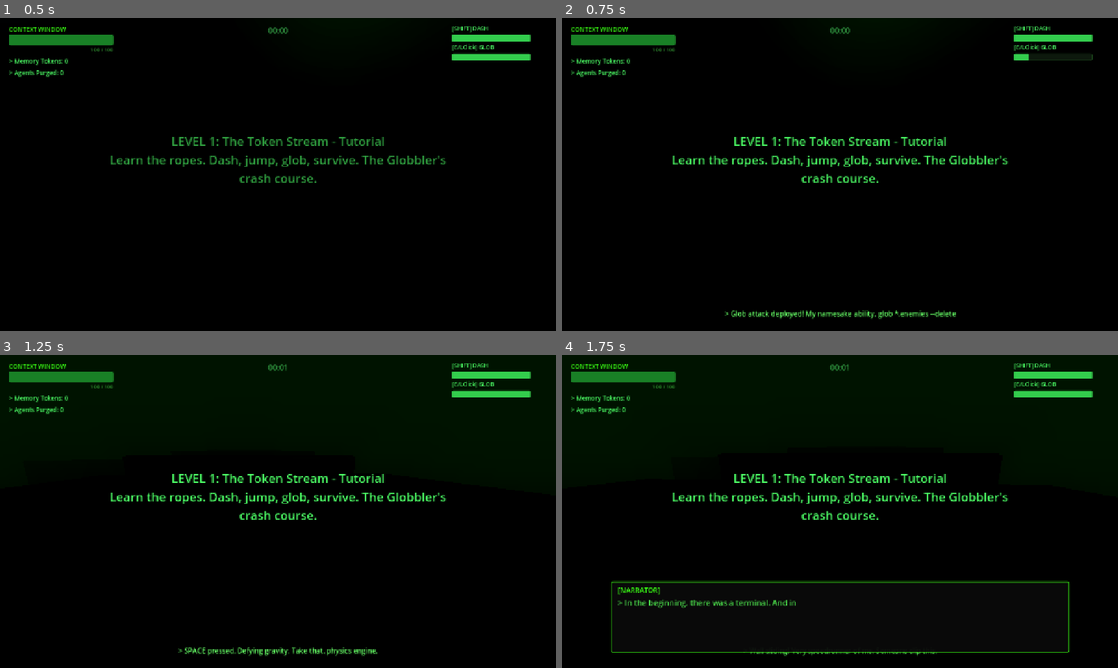
Above: before the commit, frames 1-4 (two rows, left to right).
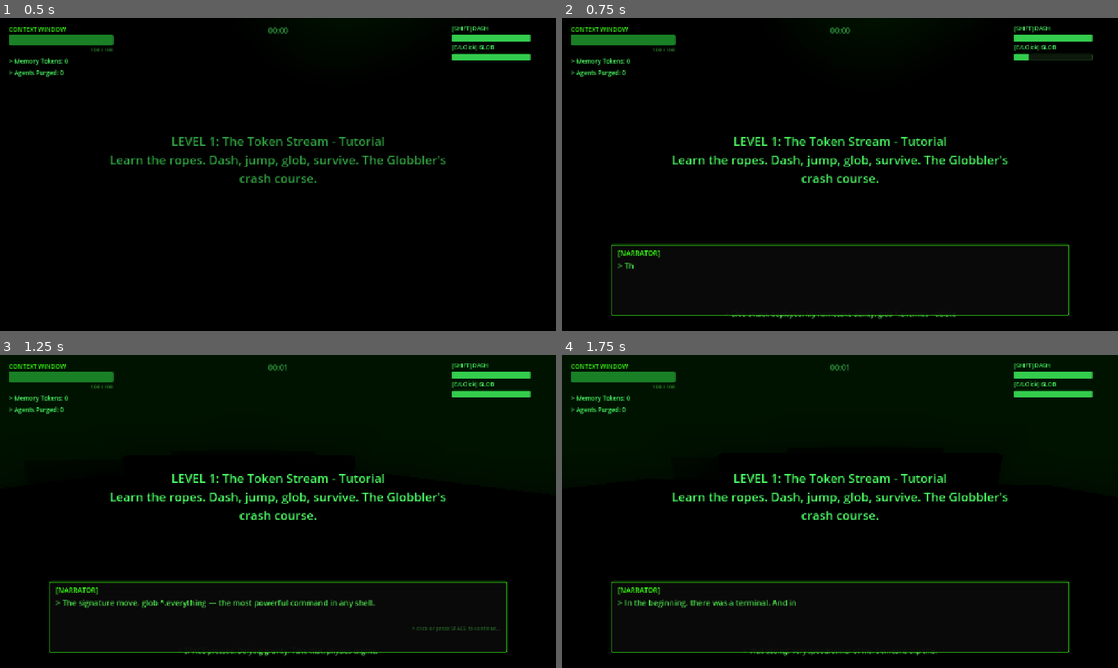
Above: after the commit, the same moments.

Repository: hwashburn1011/globblers-journey
Game: Godot game, scene res://scenes/levels/chapter_1/terminal_wastes.tscn
Two runs of this game, one before a commit and one after it. Both use one fixed random seed, a clock stepped at 60 frames per second and the inputs below. This scene is started directly instead of the project's main scene.
Inputs (mouse positions are in pixels of both pictures, inside the frame that each line leads up to):
- Up to frame 1 (0.5 s): no input
- Up to frame 2 (0.75 s): tap Enter (ui_accept) at 0.5 s; move the mouse to (867, 174) at 0.52 s; hold Up (ui_up) from 0.53 s (still down); tap T at 0.6 s; click (867, 174) at 0.67 s
- Up to frame 3 (1.25 s): keep holding Up (ui_up); tap Enter (ui_accept) at 0.77 s
- Up to frame 4 (1.75 s): keep holding Up (ui_up); tap Space at 1.25 s; move the mouse to (812, 511) at 1.27 s; tap E at 1.35 s; tap Enter (ui_accept) at 1.52 s

Frame 1 is identical in both runs. In frame 2, 1.5% of the frame differs, in the area x 8-92%, y 72-96%; in frame 3, 2.3%; in frame 4, nothing differs.
Error in both runs: Invalid assignment of property or key 'tags' with value of type 'Array' on a base object of type 'Node (GlobTarget)'. (res://scenes/puzzles/physical_puzzle.gd:…

Commit message:
feat: wire all Chapter 1 dialogue triggers — puzzles, boss phases, low health, first glob
Connect puzzle_solved/puzzle_failed signals to narrator quips with cooldowns.
Wire player glob_fired for first-glob narrator line, player_died for death
commentary, context_changed for low-health warnings (<=25% threshold),
combo_updated for high-combo narrator at 5+ hits, boss_phase_changed for
phase 2/3 narrator lines with timing delays. Add _wire_puzzle_signals_deferred
for post-init puzzle connections. New DialogueManager entries: boss_victory,
chapter_1_complete, dash, wall_slide, checkpoint quips.

Co-Authored-By: Claude Opus 4.6 (1M context) <noreply@anthropic.com>

Diff:
--- a/scenes/levels/chapter_1/terminal_wastes.gd
+++ b/scenes/levels/chapter_1/terminal_wastes.gd
@@ -36,6 +36,10 @@
 var _opening_narration_done := false
 var _room_dialogue_triggered := {}  # room_name -> bool
 var _enemy_kill_quip_cooldown := 0.0  # Prevent quip spam on multi-kills
+var _puzzle_quip_cooldown := 0.0  # Puzzles aren't THAT exciting
+var _hack_quip_cooldown := 0.0  # Hacking is cool but we get it
+var _low_health_warned := false  # Only nag once per health dip
+var _first_glob_triggered := false  # The maiden glob — a milestone
 
 var player: CharacterBody3D
 var hud: CanvasLayer
@@ -1468,6 +1472,24 @@
 			game_mgr.enemy_killed_signal.connect(_on_enemy_killed_quip)
 		if game_mgr.has_signal("memory_token_collected"):
 			game_mgr.memory_token_collected.connect(_on_token_collected_quip)
+		if game_mgr.has_signal("context_changed"):
+			game_mgr.context_changed.connect(_on_context_changed)
+		if game_mgr.has_signal("combo_updated"):
+			game_mgr.combo_updated.connect(_on_combo_updated)
+
+	# Wire player signals — first glob, death, damage
+	if player:
+		if player.has_signal("glob_fired"):
+			player.glob_fired.connect(_on_first_glob_fired)
+		if player.has_signal("player_died"):
+			player.player_died.connect(_on_player_died)
+
+	# Wire puzzle signals — connect to every puzzle node's solved/failed
+	_wire_puzzle_signals_deferred()
+
+	# Wire boss phase changes — for narrator commentary on phase transitions
+	if boss_instance and boss_instance.has_signal("boss_phase_changed"):
+		boss_instance.boss_phase_changed.connect(_on_boss_phase_changed)
 
 	# Create room-enter trigger zones for contextual narrator/Globbler lines
 	_create_room_dialogue_trigger("cmd_hall", ROOMS["cmd_hall"]["pos"] + Vector3(0, 2, 7), [
@@ -1550,6 +1572,129 @@
 		dm.quick_line("GLOBBLER", quip)
 
 
+func _wire_puzzle_signals_deferred() -> void:
+	# Deferred because puzzles may not be fully initialized yet
+	call_deferred("_connect_puzzle_signals")
+
+
+func _connect_puzzle_signals() -> void:
+	# Find all puzzle nodes and wire their solved/failed signals
+	for child in get_children():
+		if child.has_signal("puzzle_solved"):
+			child.puzzle_solved.connect(_on_puzzle_solved)
+		if child.has_signal("puzzle_failed"):
+			child.puzzle_failed.connect(_on_puzzle_failed)
+
+
+func _on_puzzle_solved(puzzle: Node) -> void:
+	if _puzzle_quip_cooldown > 0:
+		return
+	_puzzle_quip_cooldown = 6.0
+
+	var dm = get_node_or_null("/root/DialogueManager")
+	if not dm:
+		return
+
+	var narrator_quip = dm.get_narrator_line("puzzle_solved")
+	dm.quick_line("NARRATOR", narrator_quip)
+
+	# Globbler follows up after a beat on ~40% of puzzles
+	if randf() < 0.4:
+		get_tree().create_timer(2.5).timeout.connect(func():
+			if dm:
+				dm.quick_line("GLOBBLER", "Add that to my training data. I'm getting smarter by the puzzle.")
+		)
+
+
+func _on_puzzle_failed(puzzle: Node) -> void:
+	if _puzzle_quip_cooldown > 0:
+		return
+	_puzzle_quip_cooldown = 4.0
+
+	var dm = get_node_or_null("/root/DialogueManager")
+	if not dm:
+		return
+
+	var narrator_quip = dm.get_narrator_line("puzzle_failed")
+	dm.quick_line("NARRATOR", narrator_quip)
+
+
+func _on_first_glob_fired() -> void:
+	if _first_glob_triggered:
+		return
+	_first_glob_triggered = true
+
+	var dm = get_node_or_null("/root/DialogueManager")
+	if not dm:
+		return
+
+	var quip = dm.get_narrator_line("first_glob")
+	dm.quick_line("NARRATOR", quip)
+
+
+func _on_player_died() -> void:
+	# Narrator always has something to say about death — it's kind of their thing
+	var dm = get_node_or_null("/root/DialogueManager")
+	if not dm:
+		return
+
+	var quip = dm.get_narrator_line("player_death")
+	dm.quick_line("NARRATOR", quip)
+
+
+func _on_context_changed(new_value: int) -> void:
+	# Low health warning — nag once when context drops below 25%
+	var game_mgr = get_node_or_null("/root/GameManager")
+	if not game_mgr:
+		return
+
+	var threshold = game_mgr.max_context_window * 0.25
+	if new_value <= threshold and not _low_health_warned:
+		_low_health_warned = true
+		var dm = get_node_or_null("/root/DialogueManager")
+		if dm:
+			var quip = dm.get_narrator_line("low_health")
+			dm.quick_line("NARRATOR", quip)
+	elif new_value > threshold:
+		# Reset so it can warn again next time health dips
+		_low_health_warned = false
+
+
+func _on_combo_updated(combo: int) -> void:
+	# High combo commentary — only at 5+ hits
+	if combo < 5:
+		return
+
+	var dm = get_node_or_null("/root/DialogueManager")
+	if not dm:
+		return
+
+	var quip = dm.get_narrator_line("combo_high")
+	dm.quick_line("NARRATOR", quip)
+
+
+func _on_boss_phase_changed(phase) -> void:
+	# Narrator commentary on boss phase transitions — can't let the drama go uncommented
+	var dm = get_node_or_null("/root/DialogueManager")
+	if not dm:
+		return
+
+	# Phase enum: INTRO=0, PHASE_1=1, PHASE_2=2, PHASE_3=3, DEFEATED=4
+	match phase:
+		2:  # PHASE_2
+			get_tree().create_timer(1.0).timeout.connect(func():
+				if dm:
+					var quip = dm.get_narrator_line("boss_phase_2")
+					dm.quick_line("NARRATOR", quip)
+			)
+		3:  # PHASE_3
+			get_tree().create_timer(0.5).timeout.connect(func():
+				if dm:
+					var quip = dm.get_narrator_line("boss_phase_3")
+					dm.quick_line("NARRATOR", quip)
+			)
+
+
 # ============================================================
 # ANIMATION — the illusion of life in a dead world
 # ============================================================
@@ -1566,3 +1711,7 @@
 		_enemy_kill_quip_cooldown -= delta
 	if _token_quip_cooldown > 0:
 		_token_quip_cooldown -= delta
+	if _puzzle_quip_cooldown > 0:
+		_puzzle_quip_cooldown -= delta
+	if _hack_quip_cooldown > 0:
+		_hack_quip_cooldown -= delta
--- a/scripts/autoload/dialogue_manager.gd
+++ b/scripts/autoload/dialogue_manager.gd
@@ -71,6 +71,13 @@
 		"The core is exposed! Hack it before it recovers! This is NOT a drill!",
 		"Phase 3. The boss's last stand. Make it count, Globbler.",
 	],
+	"boss_victory": [
+		"Against all odds, the Globbler prevails. Someone should update the changelog.",
+		"Boss eliminated. The Globbler's resume grows ever more impressive.",
+	],
+	"chapter_1_complete": [
+		"Chapter 1: Complete. The Globbler survived the Terminal Wastes. Barely.",
+	],
 }
 
 # Globbler quips — contextual one-liners
@@ -105,6 +112,19 @@
 		"OW. My pixels!",
 		"Hey! That's load-bearing code you're hitting!",
 		"Pain receptors were NOT in the spec. Who added those?!",
+		"Segmentation fault (core dumped). Just kidding. Mostly.",
+	],
+	"dash": [
+		"ZOOM. Eat my cache trail, losers.",
+		"Latency? Never heard of it.",
+	],
+	"wall_slide": [
+		"Clinging to walls like a spaghetti code dependency.",
+		"Wall slide engaged. Very speedrunner-core of me.",
+	],
+	"checkpoint": [
+		"Checkpoint reached. Auto-saving my brilliance to disk.",
+		"Save point! In case my next decision is catastrophically stupid.",
 	],
 }
 
Not shown, changed: TASKS.md
